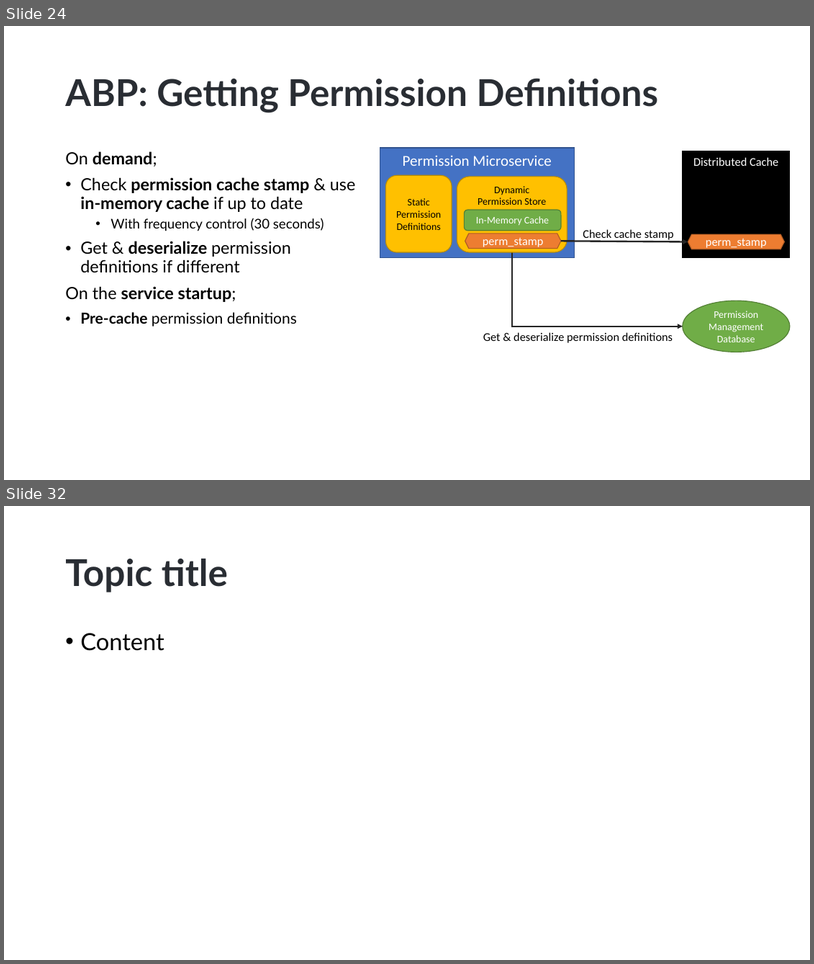
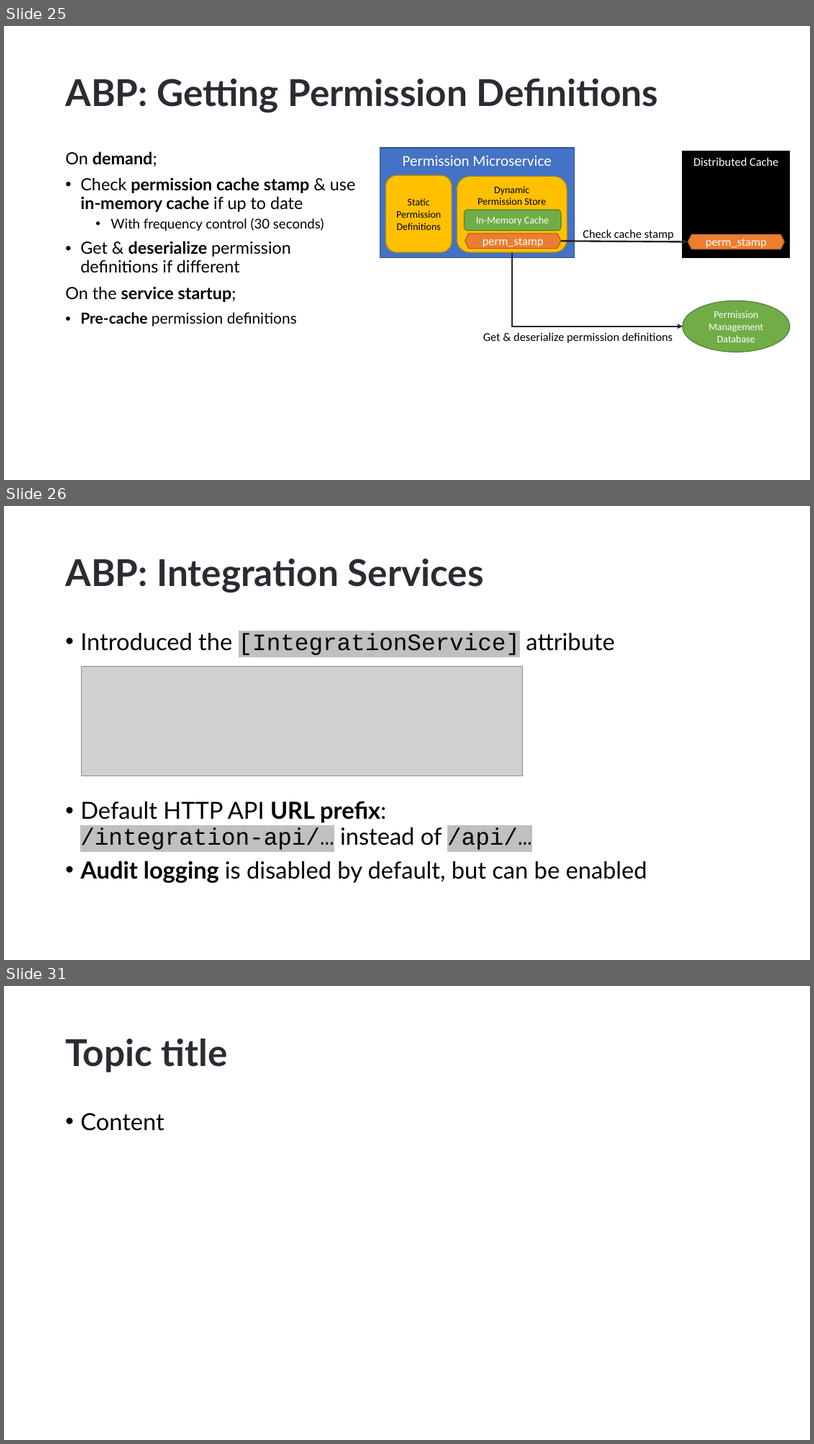
Before and after one commit to hikalkan/presentations, a slide deck: 2022-10-15 Authorization-In-Distributed-Systems/Authorization-In-Distributed-Systems.pptx. Shown one above the other, each under a label of ours: slides 24 and 32 before the commit, slides 25, 26 and 31 after it; the slides between them are not shown. The pictures are 814x964 and 814x1444 pixels, drawn with LibreOffice and Linux fonts; fonts in the diff are those of the drawing; grey boxes stand for pictures; background and template pictures are left out. Boxes give left, top, right and bottom in pixels: in the first picture for what was removed or moved away, otherwise in the second. Text is boxed around its words. In the diff, an @@ line names an element or a change of style, - is before the commit and + after.

```diff
--- a/2022-10-15 Authorization-In-Distributed-Systems/Authorization-In-Distributed-Systems.pptx
+++ b/2022-10-15 Authorization-In-Distributed-Systems/Authorization-In-Distributed-Systems.pptx
@@ slide 26 added at (4, 506, 810, 960), background picture (left out) @@
@@ title added at (65, 559, 484, 592), 44 pt, text #292D33, bold @@
+ABP: Integration Services
@@ text added at (80, 633, 648, 883), 28 pt, text #000000 @@
+• Introduced the [IntegrationService] attribute
+• Default HTTP API URL prefix:
+  /integration-api/… instead of /api/…
+• Audit logging is disabled by default, but can be enabled
@@ picture added at (82, 667, 522, 776) @@
@@ what was slide 24 is now slide 25 @@
@@ what was slide 32 is now slide 31 @@
```
Also in this commit, not shown: 2 slides changed, 4 other slides added, 8 slides removed.
